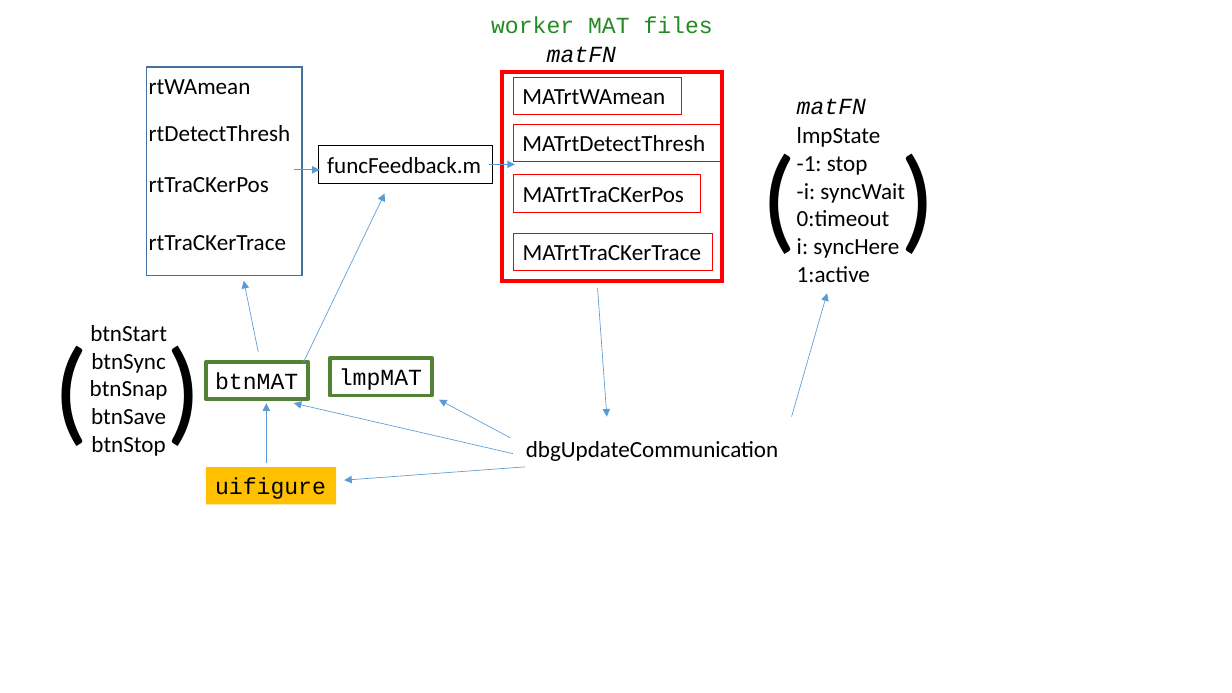
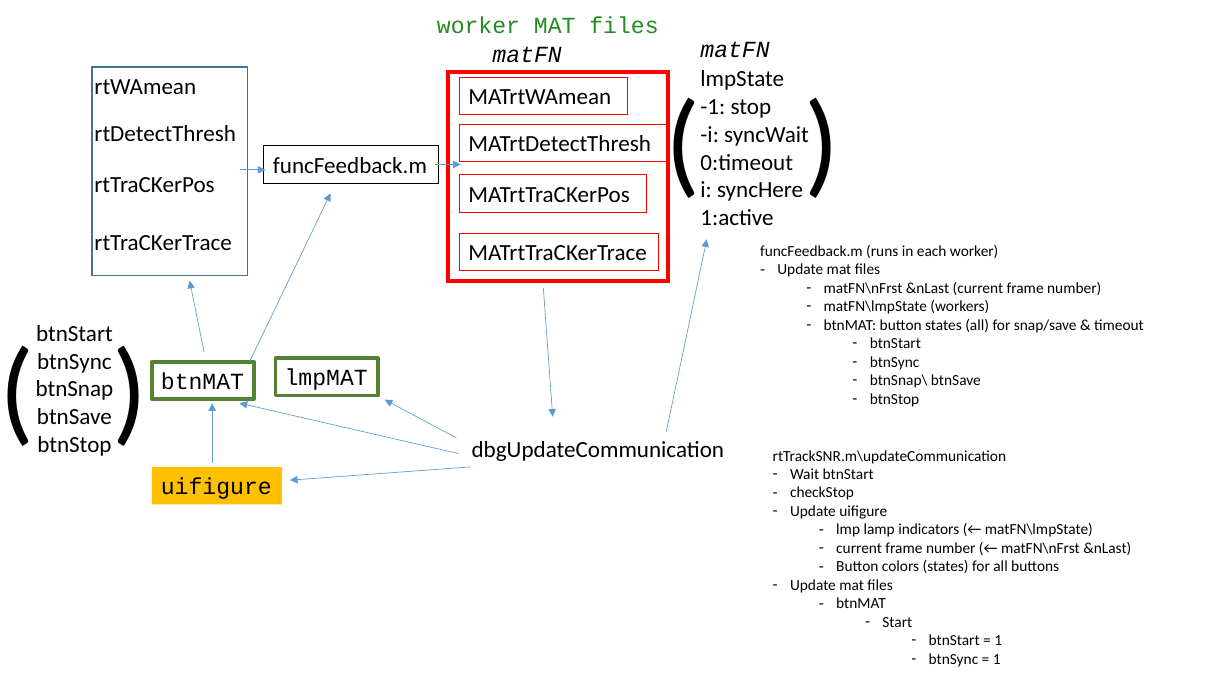
Before and after one commit to aakatay/TraCKer, a slide deck: slide 6 of code/TIRFcalibration/docs/interface.pptx. Drawn at 1232x693 pixels with LibreOffice and Linux fonts; fonts in the diff are those of the drawing. Boxes give left, top, right and bottom in pixels: in the first picture for what was removed or moved away, otherwise in the second. Text is boxed around its words. In the diff, an @@ line names an element or a change of style, - is before the commit and + after.

```diff
--- a/code/TIRFcalibration/docs/interface.pptx
+++ b/code/TIRFcalibration/docs/interface.pptx
@@ 3 texts: place and size @@
-3 texts at [752, 98, 947, 282]
+3 texts at [656, 41, 851, 225]
@@ arrow moved from (792, 417) - (827, 293) to (666, 432) - (707, 239) @@
@@ text added at [760, 245, 1144, 407], 12 pt, text #000000 @@
+funcFeedback.m (runs in each worker)
+– Update mat files
+  – matFN\nFrst &nLast (current frame number)
+  – matFN\lmpState (workers)
+  – btnMAT: button states (all) for snap/save & timeout
+    – btnStart
+    – btnSync
+    – btnSnap\ btnSave
+    – btnStop
@@ 10 rectangles, 9 texts, 9 arrows: place and size @@
-10 rectangles, 9 texts, 9 arrows at [44, 16, 778, 505]
+10 rectangles, 9 texts, 9 arrows at [0, 16, 724, 505]
@@ text added at [773, 450, 1131, 667], 12 pt, text #000000 @@
+rtTrackSNR.m\updateCommunication
+– Wait btnStart
+– checkStop
+– Update uifigure
+  – lmp lamp indicators (← matFN\lmpState)
+  – current frame number (← matFN\nFrst &nLast)
+  – Button colors (states) for all buttons
+– Update mat files
+  – btnMAT
+    – Start
+      – btnStart = 1
+      – btnSync = 1
```
Also in this commit, not shown: 26 other files.
